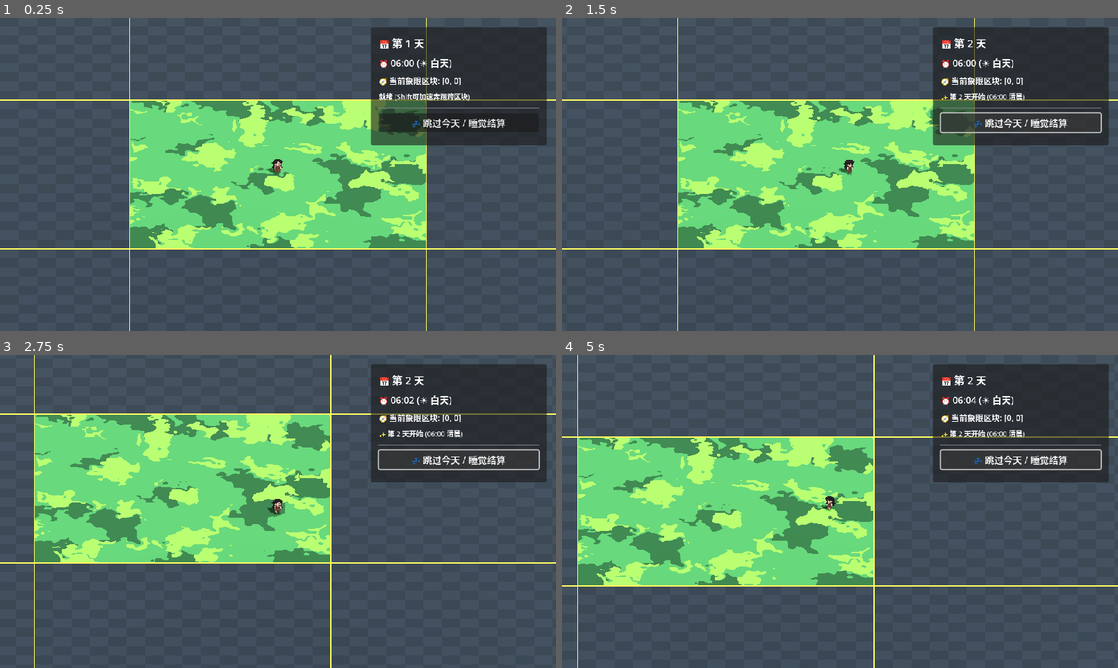
Above: before the commit, frames 1-4 (two rows, left to right).
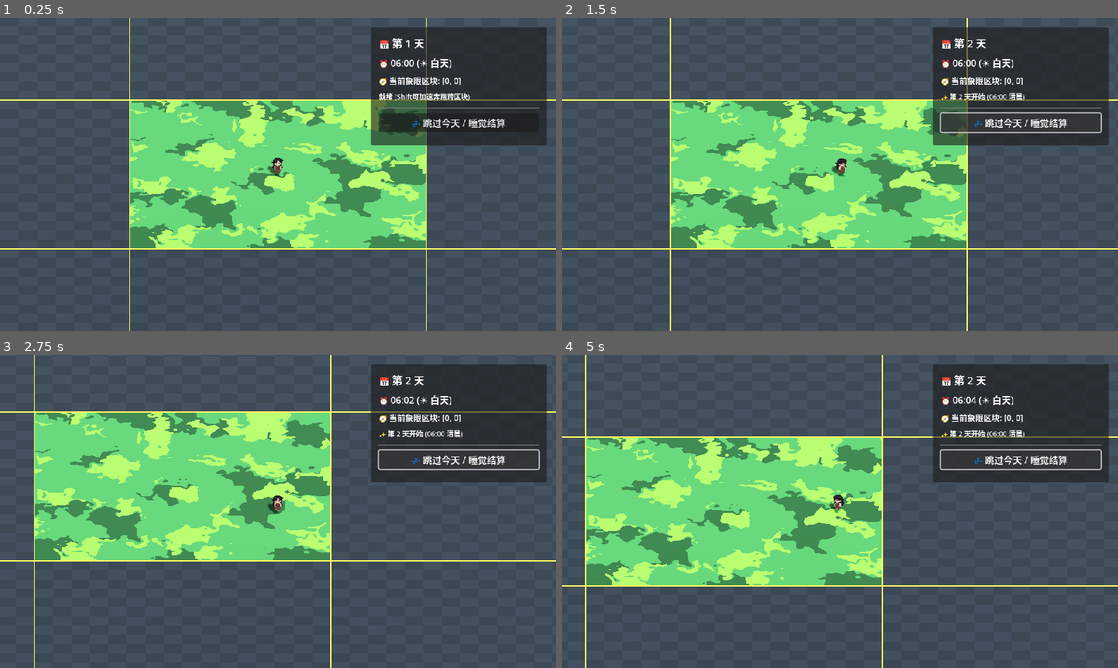
Above: after the commit, the same moments.

Repository: Luo-Mio/Luv002
Game: Godot game, scene res://scenes/main.tscn
The game is run twice, just before and just after one commit, with the same random seed, the same clock (stepped at 60 frames per second) and the same inputs.
Inputs:
- Up to frame 1 (0.25 s): no input
- Up to frame 2 (1.5 s): click "💤 跳过今天 / 睡觉结算" at 0.5 s; hold Right (ui_right) from 1.28 s (still down); hold Shift from 1.28 s (still down)
- Up to frame 3 (2.75 s): release Right (ui_right) at 2.03 s; release Shift at 2.03 s; hold Down (ui_down) from 2.03 s (still down); tap Shift at 2.1 s
- Up to frame 4 (5 s): release Down (ui_down) at 2.78 s; hold Right (ui_right) 2.78-3.53 s; hold Shift 2.78-3.53 s; hold Up (ui_up) 3.53-4.28 s; tap Shift at 3.6 s; hold Left (ui_left) from 4.28 s (still down); hold Shift from 4.28 s (still down)

The runs differ from the first frame. In frame 1, less than 0.1% of the frame differs, in the area x 47-51%, y 44-51%; in frame 2, 7.8%; in frame 3, 6.3%; in frame 4, 8.5%, in the area x 2-58%, y 0-100%.

Commit message:
fix: set sprite billboard to enabled (1:1 pixel projection), lift feet above ground, and default camera to hard-lock

Diff:
--- a/scenes/main_chara.tscn
+++ b/scenes/main_chara.tscn
@@ -56,21 +56,21 @@
 atlas = ExtResource("2_pck86")
 region = Rect2(144, 96, 48, 32)
 
+[sub_resource type="AtlasTexture" id="AtlasTexture_n27i1"]
+atlas = ExtResource("2_pck86")
+region = Rect2(0, 0, 48, 32)
+
+[sub_resource type="AtlasTexture" id="AtlasTexture_pck86"]
+atlas = ExtResource("2_pck86")
+region = Rect2(48, 0, 48, 32)
+
+[sub_resource type="AtlasTexture" id="AtlasTexture_m3qrd"]
+atlas = ExtResource("2_pck86")
+region = Rect2(96, 0, 48, 32)
+
 [sub_resource type="AtlasTexture" id="AtlasTexture_d1wu8"]
 atlas = ExtResource("2_pck86")
-region = Rect2(0, 32, 48, 32)
-
-[sub_resource type="AtlasTexture" id="AtlasTexture_3ak00"]
-atlas = ExtResource("2_pck86")
-region = Rect2(48, 32, 48, 32)
-
-[sub_resource type="AtlasTexture" id="AtlasTexture_axmiu"]
-atlas = ExtResource("2_pck86")
-region = Rect2(96, 32, 48, 32)
-
-[sub_resource type="AtlasTexture" id="AtlasTexture_r844l"]
-atlas = ExtResource("2_pck86")
-region = Rect2(144, 32, 48, 32)
+region = Rect2(144, 0, 48, 32)
 
 [sub_resource type="AtlasTexture" id="AtlasTexture_bw1vi"]
 atlas = ExtResource("3_m3qrd")
@@ -191,16 +191,16 @@
 }, {
 "frames": [{
 "duration": 1.0,
+"texture": SubResource("AtlasTexture_n27i1")
+}, {
+"duration": 1.0,
+"texture": SubResource("AtlasTexture_pck86")
+}, {
+"duration": 1.0,
+"texture": SubResource("AtlasTexture_m3qrd")
+}, {
+"duration": 1.0,
 "texture": SubResource("AtlasTexture_d1wu8")
-}, {
-"duration": 1.0,
-"texture": SubResource("AtlasTexture_3ak00")
-}, {
-"duration": 1.0,
-"texture": SubResource("AtlasTexture_axmiu")
-}, {
-"duration": 1.0,
-"texture": SubResource("AtlasTexture_r844l")
 }],
 "loop": 1,
 "name": &"idel_empty_up",
@@ -283,11 +283,11 @@
 shape = SubResource("CapsuleShape3D_1")
 
 [node name="AnimatedSprite3D" type="AnimatedSprite3D" parent="." unique_id=1551983538]
-transform = Transform3D(1, 0, 0, 0, 1, 0, 0, 0, 1, 0, 16, 0)
+transform = Transform3D(1, 0, 0, 0, 1, 0, 0, 0, 1, 0, 16.5, 0)
 pixel_size = 1.0
-billboard = 2
+billboard = 1
+render_priority = 1
 alpha_cut = 1
 texture_filter = 0
 sprite_frames = SubResource("SpriteFrames_1")
-animation = &"idel_empty_down"
-frame_progress = 0.09203148
+animation = &"idel_empty_up"
--- a/scripts/camera_controller.gd
+++ b/scripts/camera_controller.gd
@@ -2,7 +2,7 @@
 extends Camera3D
 
 @export var target: Node3D
-@export var smooth_follow: bool = true
+@export var smooth_follow: bool = false # 默认硬锁定模式(像2D像素游戏一样零延迟)，角色停相机瞬停，消除停步后的微小像素蠕动
 @export var follow_speed: float = 14.0
 @export var distance: float = 800.0
 
